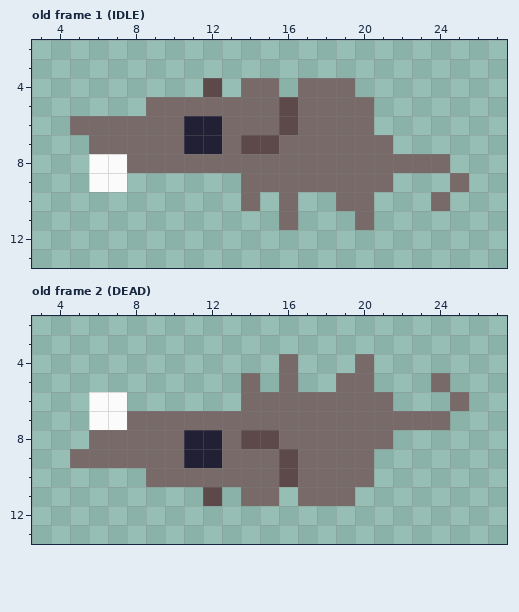
File history of a pixel-art file, img/rat.aseprite. Above, as it was before the edit.
30x16 pixels, 2 frames. Shown: old frame 1 (IDLE): x 3..27, y 2..13; old frame 2 (DEAD): x 3..27, y 2..13. The commit also changed other frames, which this record leaves out.
And afterwards:
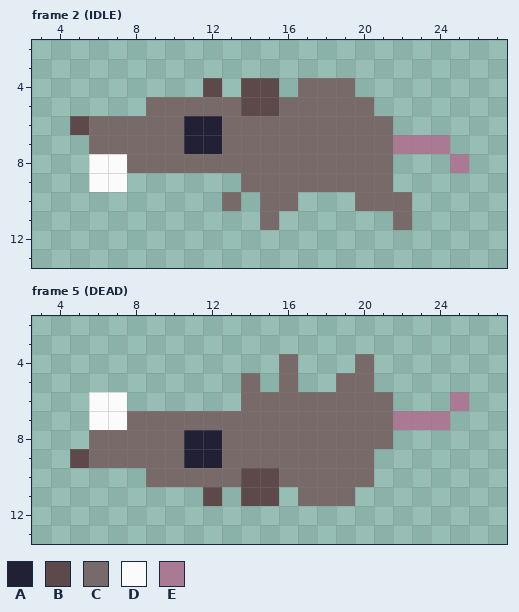
Palette (. is transparent): A #222034  B #5d4949  C #796a6a  D #fbfbfb  E #aa7993
A new or re-ordered frame is compared with the old frame closest to it.
Edits made:
{"change": "frames 2 -> 5"}
{"change": "frames re-ordered"}
{"where": "frame 2 (IDLE) against old frame 1 (IDLE)"}
{"frame":2,"y":4,"x":14,"old":"CC","new":"BB"}
{"frame":2,"y":5,"x":14,"old":"CCB","new":"BBC"}
{"frame":2,"y":6,"x":5,"old":"C","new":"B"}
{"frame":2,"y":6,"x":16,"old":"B","new":"C"}
{"frame":2,"y":6,"x":21,"old":".","new":"C"}
{"frame":2,"y":7,"x":14,"old":"BB","new":"CC"}
{"frame":2,"y":7,"x":22,"old":"...","new":"EEE"}
{"frame":2,"y":8,"x":22,"old":"CCC.","new":"...E"}
{"frame":2,"y":9,"x":25,"old":"C","new":"."}
{"frame":2,"y":10,"x":13,"old":".C.","new":"C.C"}
{"frame":2,"y":10,"x":19,"old":"C","new":"."}
{"frame":2,"y":10,"x":21,"old":"..","new":"CC"}
{"frame":2,"y":10,"x":24,"old":"C","new":"."}
{"frame":2,"y":11,"x":15,"old":".C","new":"C."}
{"frame":2,"y":11,"x":20,"old":"C","new":"."}
{"frame":2,"y":11,"x":22,"old":".","new":"C"}
{"where": "frame 5 (DEAD) is new; against old frame 2 (DEAD)"}
{"frame":5,"y":5,"x":24,"old":"C","new":"."}
{"frame":5,"y":6,"x":25,"old":"C","new":"E"}
{"frame":5,"y":7,"x":22,"old":"CCC","new":"EEE"}
{"frame":5,"y":8,"x":14,"old":"BB","new":"CC"}
{"frame":5,"y":9,"x":5,"old":"C","new":"B"}
{"frame":5,"y":9,"x":16,"old":"B","new":"C"}
{"frame":5,"y":10,"x":14,"old":"CCB","new":"BBC"}
{"frame":5,"y":11,"x":14,"old":"CC","new":"BB"}
